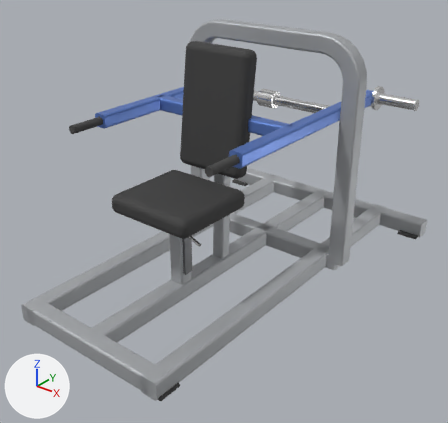
The glTF model catalogs/ludus/models/LD-A018/model.glb: old version first, new version second.
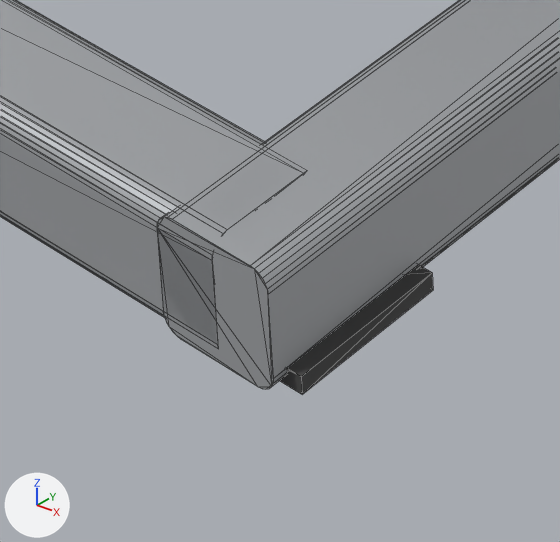
The first picture shows the older version from a 50 mm camera at (1.62, -2.07, 1.56) aimed at (0.04, -0.1, 0.33). The close-ups show the older and then the newer version on the part from 26% to 44% of the width and 81% to 100% of the height of that picture. Only the edits that show in the close-ups are written down. Every picture has the same lights, and +X, +Y and +Z are marked at lower left. The close-ups show mesh edges as thin lines. Where no turn or scale is listed for an object, it has been applied to the vertices.
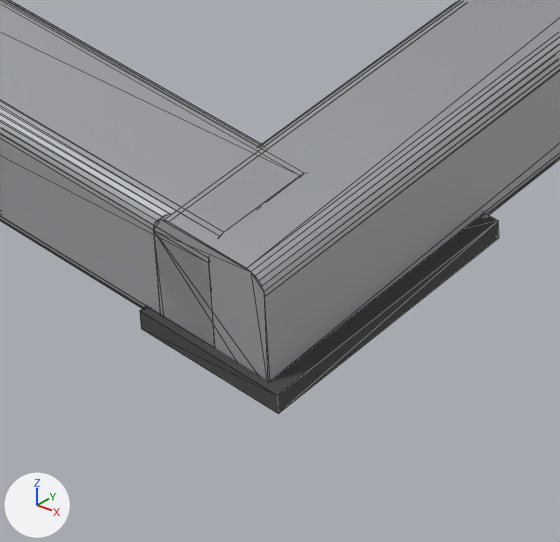
ob_equipment is not drawn itself; it is the parent of ob_base, ob_station.

The change, as a list of edits to the scene's bpy script:
```text
Change ob_equipment:
    ob_equipment.location: (0.0, 0.0, 0.0) -> (0.0, -0.0025, 0.0)
Change ob_mesh_1_003:
    ob_mesh_1_003.location: (0.35, -0.85, 0.006) -> (0.35, -0.83, 0.006)
    ob_mesh_1_003.scale: (0.1, 0.1, 0.012) -> (0.1, 0.17, 0.012)
```

What differs and where, as boxes (x1, y1, x2, y2) in the close-ups (560 x 542 px):
'Mesh_0.001', moved: before (157, 0, 560, 389); after (154, 0, 560, 381)
'Mesh_0.003', moved: before (0, 0, 303, 345); after (0, 0, 299, 347)
'Mesh_1.003', moved, rescaled: before (279, 265, 433, 394); after (140, 213, 499, 413)
